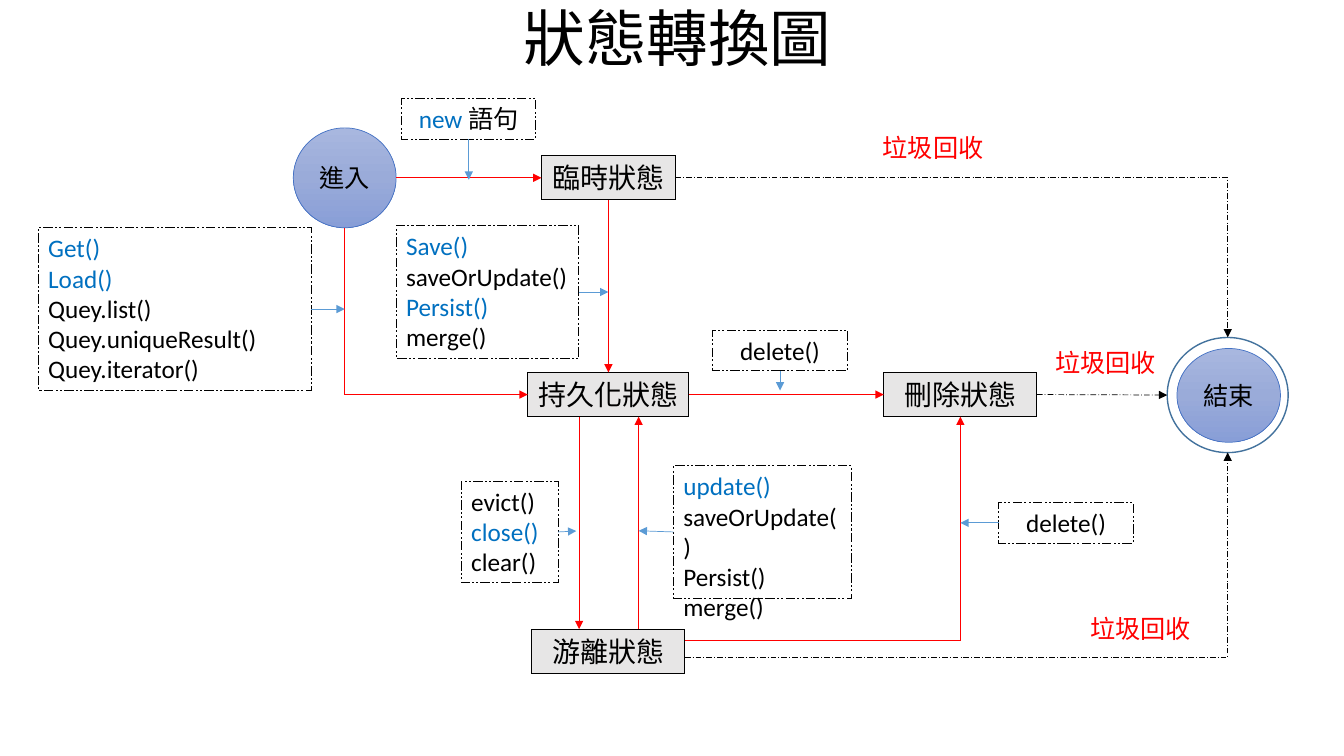
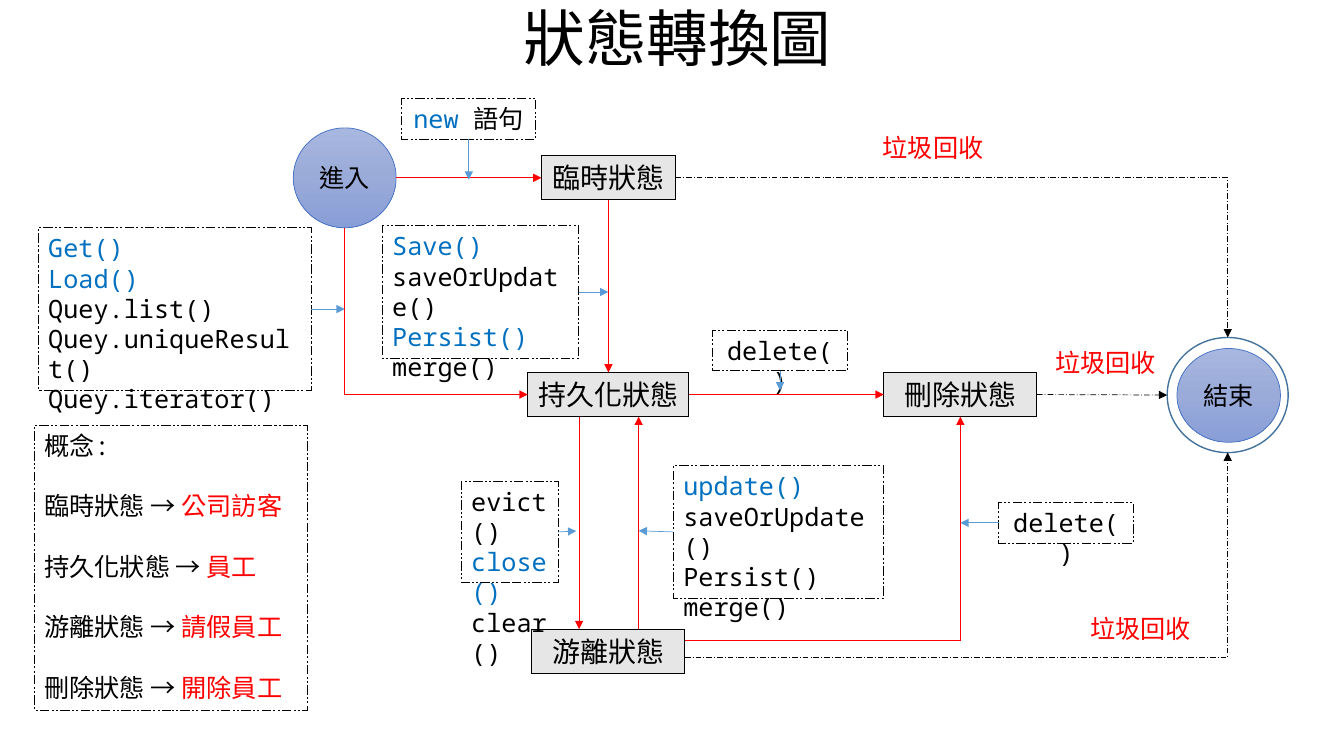
Before and after one commit to kiss78832/jay_project, a slide deck: slide 12 of 流程圖.pptx. Drawn at 1344x756 pixels with LibreOffice and Linux fonts; fonts in the diff are those of the drawing. Boxes give left, top, right and bottom in pixels: in the first picture for what was removed or moved away, otherwise in the second. Text is boxed around its words. In the diff, an @@ line names an element or a change of style, - is before the commit and + after.

```diff
--- a/流程圖.pptx
+++ b/流程圖.pptx
@@ rectangle "Save()": place and size @@
-rectangle "Save()" at bbox=[396, 226, 579, 358]
+rectangle "Save()" at bbox=[382, 226, 579, 358]
@@ rectangle added at bbox=[34, 425, 308, 711], outline #000000 0.75 pt dashed, 18 pt, text #000000 @@
+概念:
+臨時狀態 → 公司訪客
+持久化狀態 → 員工
+游離狀態 → 請假員工
+刪除狀態 → 開除員工
@@ font Calibri to Noto Sans Mono in 8 elements at bbox=[293, 128, 396, 228], bbox=[401, 99, 535, 139], bbox=[38, 228, 312, 391], bbox=[462, 481, 559, 583], bbox=[713, 331, 847, 371], bbox=[999, 503, 1133, 543], bbox=[382, 226, 579, 358], bbox=[674, 466, 884, 598] @@
@@ rectangle "update()": place and size @@
-rectangle "update()" at bbox=[674, 466, 852, 598]
+rectangle "update()" at bbox=[674, 466, 884, 598]
```
Also in this commit, not shown: 3 other slides changed, 1 slide added, 25 other files.
